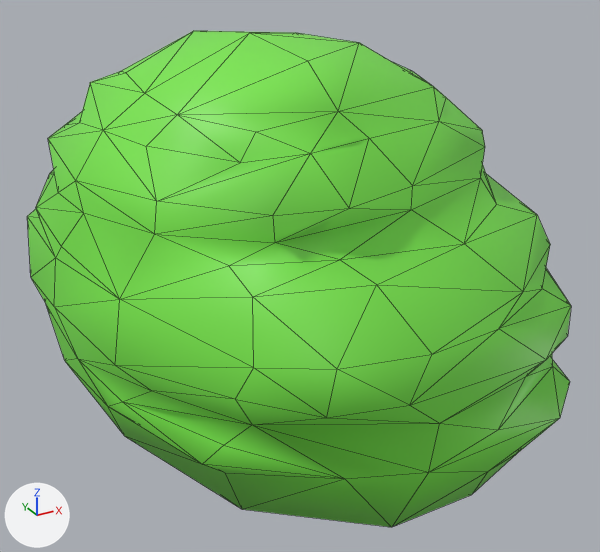
An edit to the Blender file Assets/Domains/Gameplay/Mining/Models/DecimatedUranium.blend, drawn before and after from the same camera.
Both versions are drawn from a 50 mm lens placed at (-0.574, -1.152, 0.534), pointed at (0.051, -0.016, -0.034). The axes (+X, +Y, +Z) are drawn at lower left. The lights are the same throughout. Mesh edges are drawn as thin lines.

The scene before the commit, as lines of its bpy script (objects in view):
```python
me_metalnode_5 = bpy.data.meshes.new('MetalNode_5')
me_metalnode_5.from_pydata(...)  # 383 vertices, 762 faces; spans x -0.36..0.434, y -0.354..0.367, z -0.494..0.463
me_metalnode_5.materials.append(mat_metalore_5)  # its picture is missing
ob_metalnode_5 = bpy.data.objects.new('MetalNode_5', me_metalnode_5)
ob_metalnode_5.location = (0.0, 0.0, 0.0)
ob_metalnode_5.rotation_euler = (1.571, 0.0, 0.0)  # degrees (90, 0, 0)
_m = ob_metalnode_5.modifiers.new('Decimate', 'DECIMATE')
_m.ratio = 0.5
```
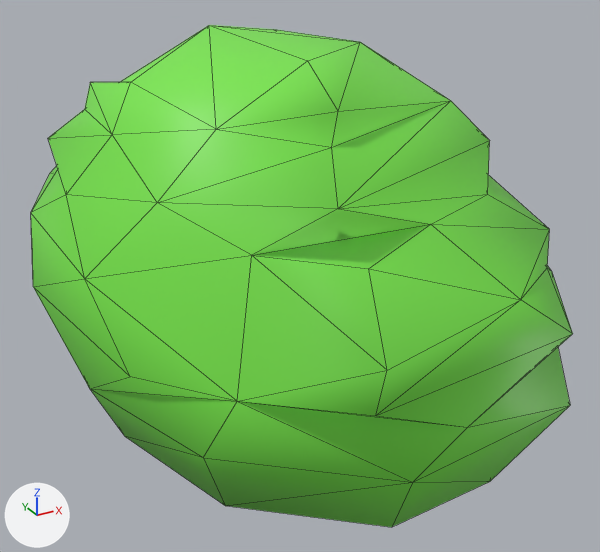
Pixel boxes (x1, y1, x2, y2) of what changed, in the pictures (600 x 552 px):
'MetalNode_5', modifiers changed
    before: (27, 31, 571, 527)
    after: (31, 25, 573, 527)

The edits, one by one:
Object 'MetalNode_5' (ob_metalnode_5) has a DECIMATE modifier named 'Decimate'.
On modifier 'Decimate' of object 'MetalNode_5' (ob_metalnode_5), ratio goes from 0.5 to 0.234.
